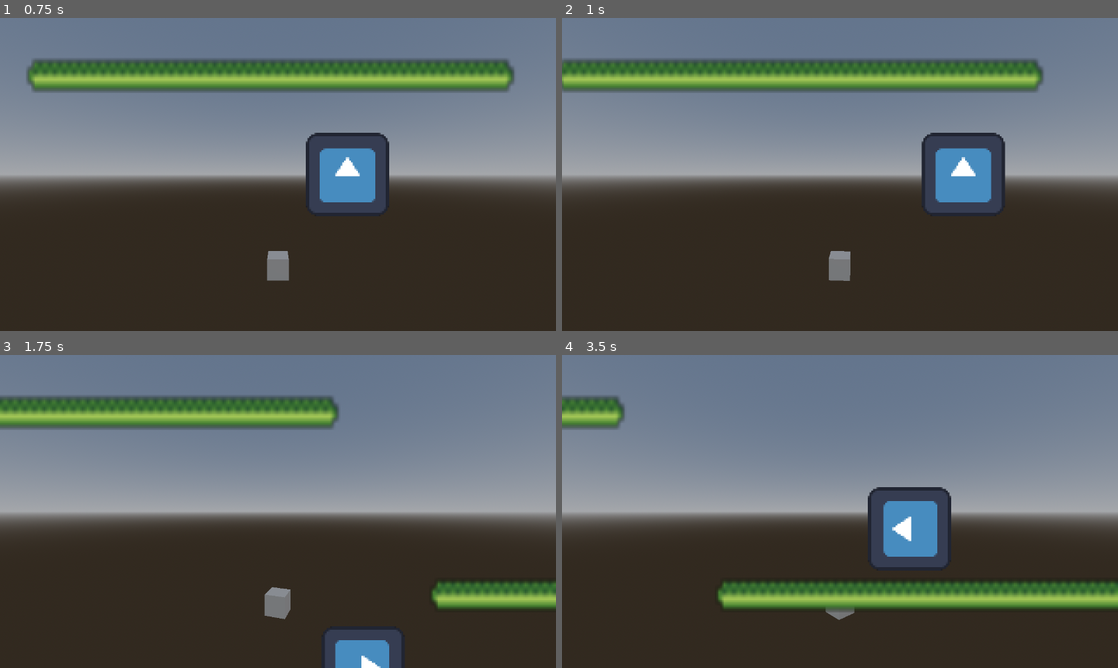
Above: before the commit, frames 1-4 (two rows, left to right).
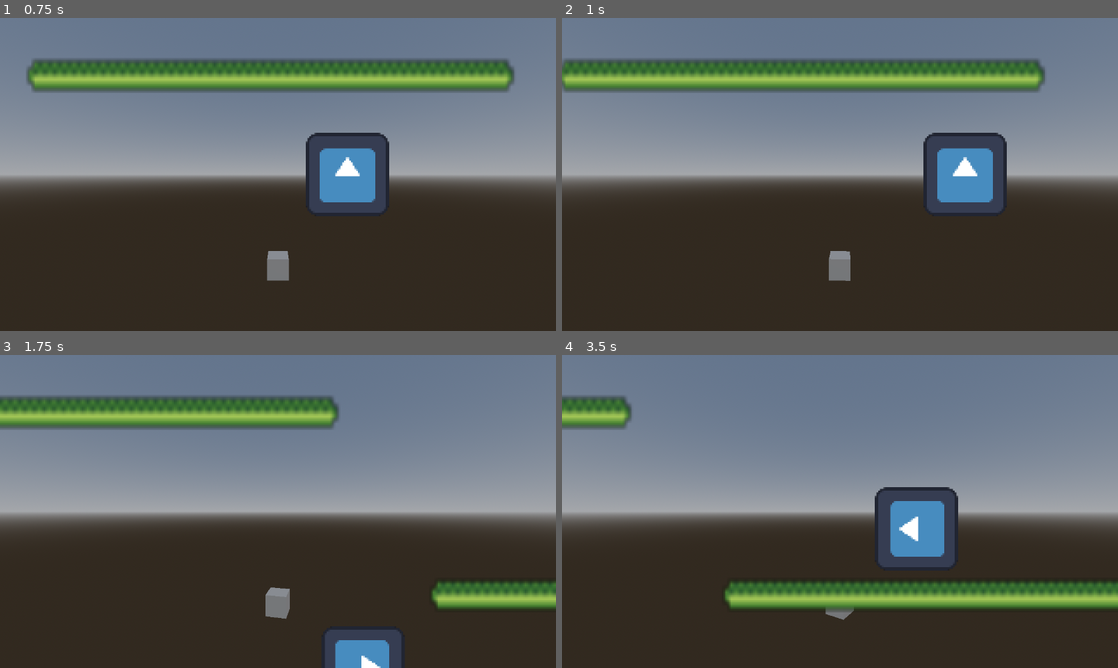
Above: after the commit, the same moments.

Repository: panorb/ludum-dare-55
Game: Godot game, scene res://game/game.tscn
The game is run twice, just before and just after one commit, with the same random seed, the same clock (stepped at 60 frames per second) and the same inputs. The engine's default icon, where the game draws it, is replaced by a stand-in: a white triangle on a blue panel in a dark square.
Inputs (mouse positions are in pixels of both pictures, inside the frame that each line leads up to):
- Up to frame 1 (0.75 s): tap Enter at 0.5 s; move the mouse to (400, 158) at 0.52 s; hold Right (ui_right) from 0.53 s (still down); click (400, 158) at 0.67 s
- Up to frame 2 (1 s): keep holding Right (ui_right)
- Up to frame 3 (1.75 s): move the mouse to (166, 527) at 1.27 s; release Right (ui_right) at 1.28 s; hold Down (ui_down) from 1.28 s (still down)
- Up to frame 4 (3.5 s): move the mouse to (895, 442) at 2.02 s; release Down (ui_down) at 2.03 s; hold Right (ui_right) 2.03-2.78 s; move the mouse to (812, 574) at 2.77 s; hold Up (ui_up) from 2.78 s (still down); click (812, 574) at 2.92 s

Frame 1 is identical in both runs. In frame 2, 0.5% of the frame differs, in the area x 0-87%, y 14-84%; in frame 3, less than 0.1%; in frame 4, 1.8%, in the area x 9-72%, y 13-85%.

Commit message:
Improve seperation of concerns in Game, Level and Environment

Diff:
--- a/godot/environment/environment.gd
+++ b/godot/environment/environment.gd
@@ -16,7 +16,7 @@
 
 
 func move_view(move_x: float):
-	rotate_cam_to_pos((get_camera_position() + (move_x * 0.05)) * 360.0)
+	rotate_cam_to_pos((get_camera_position() + move_x) * 360.0)
 
 func _process(delta):
 	pass
--- a/godot/game/game.gd
+++ b/godot/game/game.gd
@@ -7,9 +7,10 @@
 
 
 func _process(delta):
-	var x_offset = level.move_player_back_to_center(delta)
-	environment.move_view(x_offset * delta * 0.015)
-
+	var x_offset = level.get_player_offset(delta)
+	if abs(x_offset) > 45.0:
+		level.move_view(x_offset * -delta * 1.45)
+		environment.move_view(x_offset * delta * 0.0005)
 
 
 func _input(event):
--- a/godot/game/level.gd
+++ b/godot/game/level.gd
@@ -4,21 +4,13 @@
 @onready var player := %Player
 @onready var bullets := %BulletContainer
 
-func _update(delta: float):
-	pass
 
-func move_player_back_to_center(delta: float):
+func get_player_offset(delta: float):
 	var center = Vector2(viewport_size / 2)
 	var offset = player.position - center
-	print("offset: ", offset)
-
-	if abs(offset.x) > 40:
-		player.position.x += offset.x * -delta * 1.45
-		bullets.position.x += offset.x * -delta * 1.45
-	else:
-		offset = Vector2.ZERO
 
 	return offset.x
 
 func move_view(move_x: float):
-	position.x -= move_x
+	player.position.x += move_x
+	bullets.position.x += move_x
